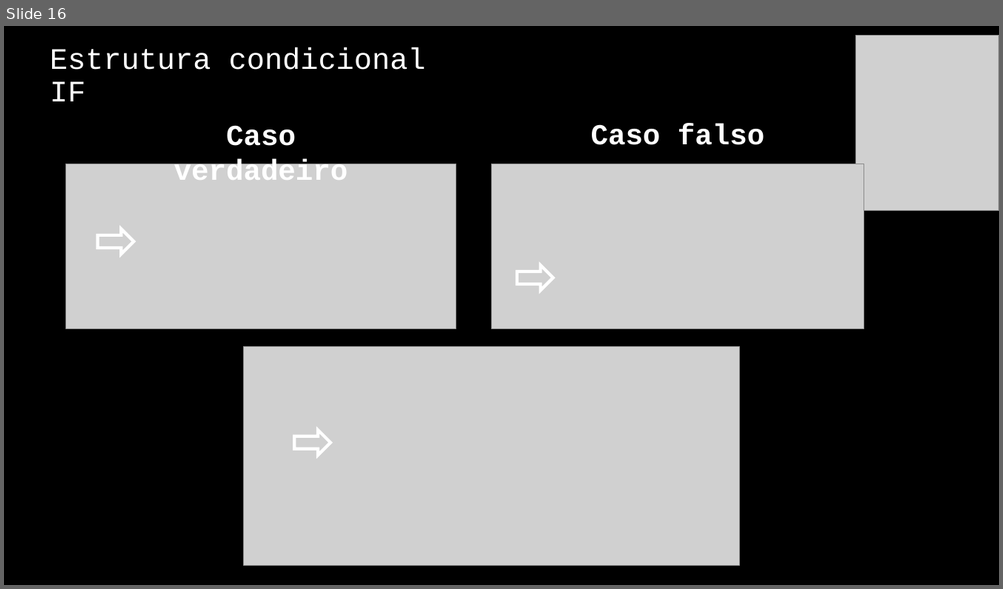
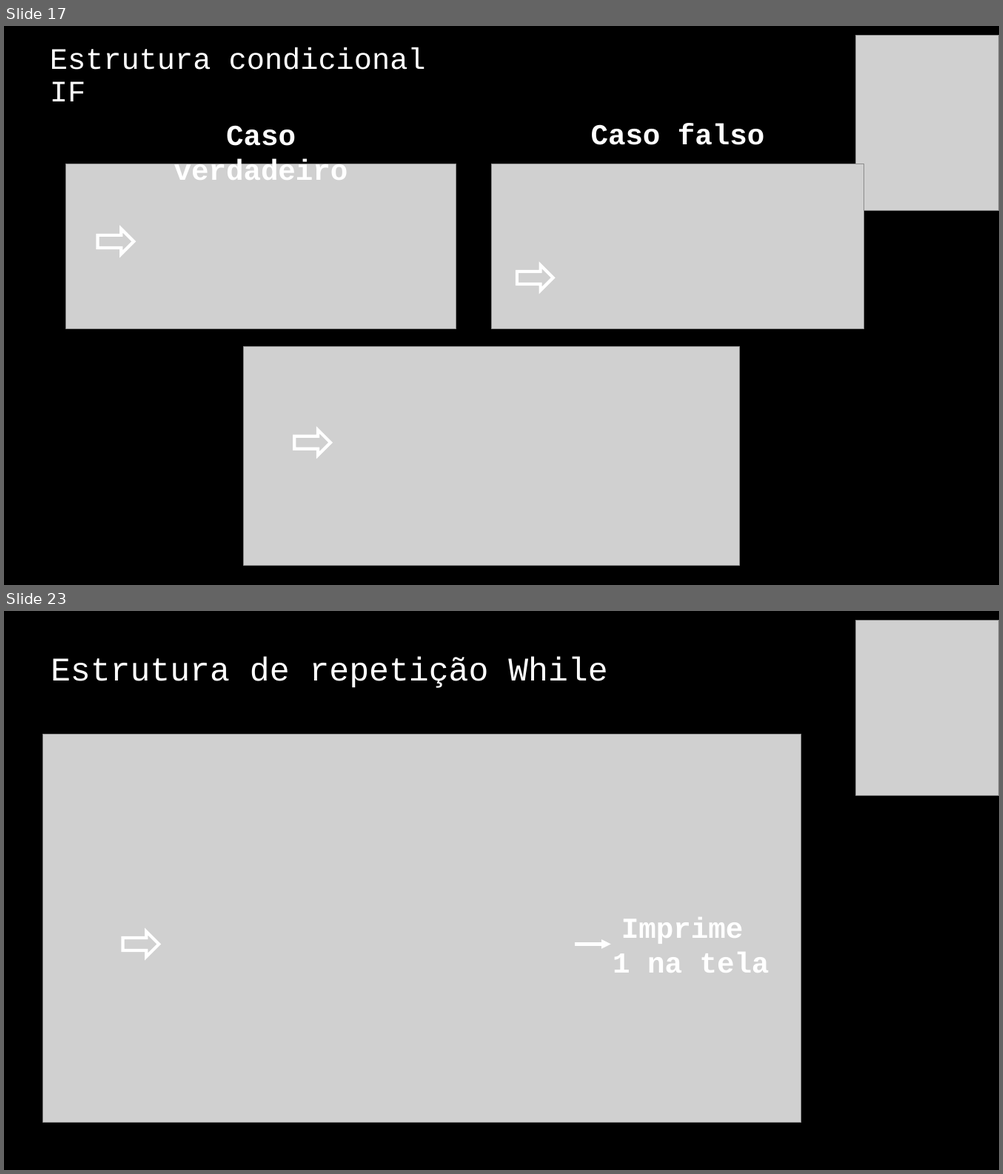
Before and after one commit to jrdutra/algoritmos, a slide deck: material_de_apoio/resumo_pratico.pptx. Shown one above the other, each under a label of ours: slide 16 before the commit, slides 17 and 23 after it; the slides between them are not shown. The pictures are 1003x589 and 1003x1174 pixels, drawn with LibreOffice and Linux fonts; fonts in the diff are those of the drawing; grey boxes stand for pictures. Boxes give left, top, right and bottom in pixels: in the first picture for what was removed or moved away, otherwise in the second. Text is boxed around its words. In the diff, an @@ line names an element or a change of style, - is before the commit and + after.

```diff
--- a/material_de_apoio/resumo_pratico.pptx
+++ b/material_de_apoio/resumo_pratico.pptx
@@ slide 23 added at [4,611,999,1170], background #000000 @@
@@ picture added at [856,620,999,796] @@
@@ title added at [51,658,607,688], 32 pt, text #FFFFFF @@
+Estrutura de repetição While
@@ picture added at [43,734,802,1123] @@
@@ text added at [612,917,769,973], 28 pt, text #FFFFFF, bold @@
+Imprime
+1 na tela
@@ down arrow added at [123,932,159,957], outline #FFFFFF 3 pt @@
@@ arrow added from (575, 945) to (611, 945), #FFFFFF 3 pt @@
@@ what was slide 16 is now slide 17 @@
```
Also in this commit, not shown: 6 other slides added.
